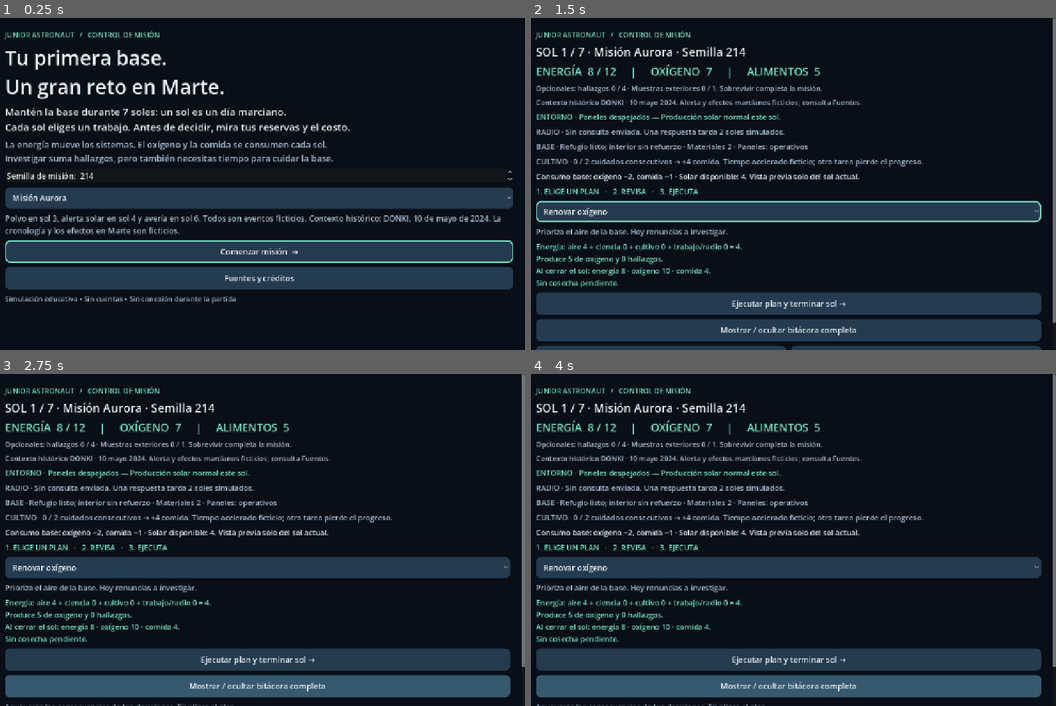
Above: before the commit, frames 1-4 (two rows, left to right).
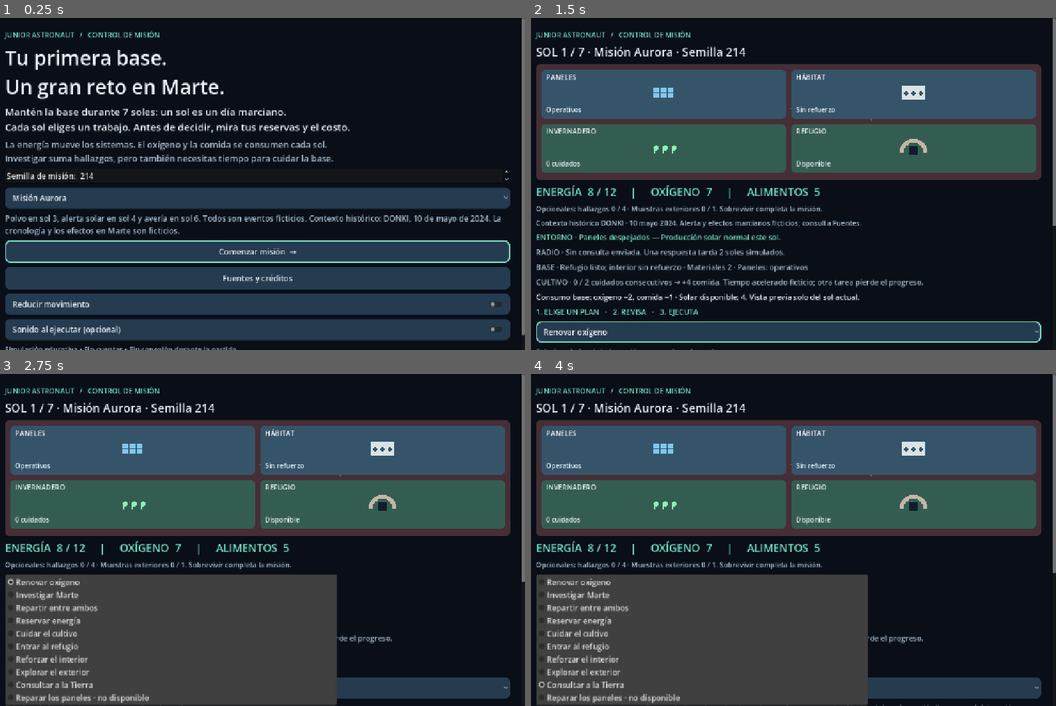
Above: after the commit, the same moments.

Repository: AlejoHuay/Junior-Astronaut-Mission-Trainer-----GAME
Game: Godot game, scene res://scenes/menus/main.tscn
Two runs of this game, one before a commit and one after it. Both use one fixed random seed, a clock stepped at 60 frames per second and the inputs below.
Inputs (mouse positions are in pixels of both pictures, inside the frame that each line leads up to):
- Up to frame 1 (0.25 s): no input
- Up to frame 2 (1.5 s): click "Comenzar misión →" (after the commit: "Reducir movimiento") at 0.5 s; click (788, 250) at 1.25 s, where only the run after the commit has a clickable "Comenzar misión →"
- Up to frame 3 (2.75 s): click (257, 686) at 2 s, where only the run before the commit has a clickable "Mostrar / ocultar bitácora co…"
- Up to frame 4 (4 s): click (788, 686) at 2.75 s, where only the run before the commit has a clickable "Mostrar / ocultar bitácora co…"; click (788, 689) at 3.5 s, where only the run after the commit has a clickable "Consultar a la Tierra"

The runs differ from the first frame. In frame 1, 13% of the frame differs, in the area x 1-100%, y 0-100%; in frame 2, 53%; in frame 3, 68%; in frame 4, 68%, in the area x 1-100%, y 13-100%.

Commit message:
feat(presentation): visualize base modules and accessibility options

Diff:
--- /dev/null
+++ b/src/presentation/base_view.gd
@@ -0,0 +1,72 @@
+class_name BaseView
+extends Control
+
+var state: MissionState
+var reduced_motion: bool = false
+var arrival: float = 0.0
+
+func _ready() -> void:
+	custom_minimum_size = Vector2(280, 280)
+	mouse_filter = Control.MOUSE_FILTER_IGNORE
+	if not reduced_motion:
+		var tween := create_tween()
+		tween.tween_method(func(value: float):
+			arrival = value
+			queue_redraw(), 0.0, 1.0, 0.7)
+	else:
+		arrival = 1.0
+	resized.connect(queue_redraw)
+
+func _draw() -> void:
+	if state == null:
+		return
+	draw_style_box(_panel(Color("462e36")), Rect2(Vector2.ZERO, size))
+	for i in range(18):
+		var point := Vector2(fmod(float(i * 97 + 31), size.x), 30 + i * 13)
+		draw_circle(point, 2.0, Color("916350"))
+	var labels: Array[String] = ["PANELES", "HÁBITAT", "INVERNADERO", "REFUGIO"]
+	var statuses: Array[String] = ["Averiados" if state.panel_fault else ("Polvo" if state.current_event == "dust" else "Operativos"), "Reforzado" if state.reinforced else "Sin refuerzo", "%d cuidados" % state.crop_progress, "En uso" if state.sheltered else "Disponible"]
+	var font := ThemeDB.fallback_font
+	var width := (size.x - 36) / 2.0
+	for i in range(4):
+		var origin := Vector2(12 + (i % 2) * (width + 12), 14 + (i / 2) * 130)
+		var color := Color("35546a") if i < 2 else Color("345d51")
+		draw_style_box(_panel(color), Rect2(origin, Vector2(width, 118)))
+		draw_string(font, origin + Vector2(12, 24), labels[i], HORIZONTAL_ALIGNMENT_LEFT, width - 24, 17, Color.WHITE)
+		draw_string(font, origin + Vector2(12, 102), statuses[i], HORIZONTAL_ALIGNMENT_LEFT, width - 24, 16, Color("eaf1f7"))
+		var center := origin + Vector2(width / 2, 56)
+		match i:
+			0:
+				for cell in range(6):
+					draw_rect(Rect2(center + Vector2((cell % 3) * 17 - 24, (cell / 3) * 13 - 12), Vector2(14, 10)), Color("80c7ee"))
+				if state.panel_fault:
+					draw_line(center - Vector2(25, 20), center + Vector2(25, 20), Color("ffd18c"), 4)
+			1:
+				draw_rect(Rect2(center - Vector2(29, 17), Vector2(58, 34)), Color("d8e4e3"))
+				for window in range(3):
+					draw_circle(center + Vector2(window * 18 - 18, 0), 5, Color("35546a"))
+			2:
+				for plant in range(3):
+					var bottom := center + Vector2(plant * 22 - 22, 16)
+					var top := bottom - Vector2(0, 14 + state.crop_progress * 12)
+					draw_line(bottom, top, Color("8bf0b4"), 3)
+					draw_circle(top + Vector2(4, 0), 6, Color("8bf0b4"))
+			3:
+				draw_arc(center + Vector2(0, 14), 29, PI, TAU, 24, Color("c4b6a3"), 10)
+				draw_rect(Rect2(center + Vector2(-9, -2), Vector2(18, 20)), Color("101c2c"))
+		if not reduced_motion and arrival < 1.0:
+			draw_circle(center + Vector2(-35 + arrival * 70, 26), 3, Color("ffe2a3"))
+	if state.solar_alert:
+		draw_style_box(_outline(), Rect2(Vector2(2, 2), size - Vector2(4, 4)))
+
+func _panel(color: Color) -> StyleBoxFlat:
+	var style := StyleBoxFlat.new()
+	style.bg_color = color
+	style.set_corner_radius_all(12)
+	return style
+
+func _outline() -> StyleBoxFlat:
+	var style := _panel(Color.TRANSPARENT)
+	style.border_color = Color("ffd18c")
+	style.set_border_width_all(3)
+	return style
--- a/src/presentation/mission_screen.gd
+++ b/src/presentation/mission_screen.gd
@@ -19,9 +19,13 @@
 var scenario_description: Label
 var log_text: Label
 var seed_input: SpinBox
+var reduced_motion: bool = false
+var sound_enabled: bool = false
+var cue: AudioStreamPlayer
 
 func _ready() -> void:
 	_setup_theme()
+	_setup_audio()
 	science_catalog = science_provider.load_catalog()
 	var provider := GameData.new()
 	var config := provider.load_balance()
@@ -51,10 +55,33 @@
 			style.border_color = ACCENT
 			style.set_border_width_all(3)
 		custom.set_stylebox(state, "Button", style)
+		custom.set_stylebox(state, "OptionButton", style)
+		custom.set_stylebox(state, "CheckButton", style)
 	theme = custom
+
+func _setup_audio() -> void:
+	cue = AudioStreamPlayer.new()
+	var wave := AudioStreamWAV.new()
+	wave.format = AudioStreamWAV.FORMAT_16_BITS
+	wave.mix_rate = 22050
+	var samples := PackedByteArray()
+	samples.resize(4410)
+	for i in range(2205):
+		var value := int(sin(float(i) * TAU * 660.0 / 22050.0) * 1800 * (1.0 - float(i) / 2205.0))
+		samples.encode_s16(i * 2, value)
+	wave.data = samples
+	cue.stream = wave
+	add_child(cue)
+
+func _exit_tree() -> void:
+	if is_instance_valid(cue):
+		cue.stop()
+		cue.stream = null
 
 func _page() -> void:
 	for child in get_children():
+		if child == cue:
+			continue
 		remove_child(child)
 		child.queue_free()
 	var scroll := ScrollContainer.new()
@@ -69,6 +96,25 @@
 	content.add_theme_constant_override("separation", 10)
 	margin.add_child(content)
 	_label(content, "JUNIOR ASTRONAUT   /   CONTROL DE MISIÓN", 17, ACCENT)
+
+func _preferences() -> void:
+	var motion := CheckButton.new()
+	motion.text = "Reducir movimiento"
+	motion.button_pressed = reduced_motion
+	motion.custom_minimum_size.y = 48
+	content.add_child(motion)
+	motion.toggled.connect(func(value: bool):
+		reduced_motion = value
+		for child in content.get_children():
+			if child is BaseView:
+				child.reduced_motion = value
+				child.queue_redraw())
+	var audio_option := CheckButton.new()
+	audio_option.text = "Sonido al ejecutar (opcional)"
+	audio_option.button_pressed = sound_enabled
+	audio_option.custom_minimum_size.y = 48
+	content.add_child(audio_option)
+	audio_option.toggled.connect(func(value: bool): sound_enabled = value)
 
 func _show_menu() -> void:
 	_page()
@@ -97,6 +143,7 @@
 		session.start(int(seed_input.value), str(scenario_picker.get_item_metadata(scenario_picker.selected))))
 	start_button.grab_focus()
 	_button(content, "Fuentes y créditos", _show_sources)
+	_preferences()
 	_label(content, "Simulación educativa • Sin cuentas • Sin conexión durante la partida", 17, MUTED)
 
 func _scenario_selected(index: int) -> void:
@@ -107,6 +154,10 @@
 	_page()
 	var state := session.state
 	_label(content, "SOL %d / 7 · %s · Semilla %d" % [state.sol, session.rules.config.scenarios[state.scenario_id].label, state.mission_seed], 28)
+	var base := BaseView.new()
+	base.state = state
+	base.reduced_motion = reduced_motion
+	content.add_child(base)
 	_label(content, "ENERGÍA  %d / %d     |     OXÍGENO  %d     |     ALIMENTOS  %d" % [state.energy, session.rules.config.battery_capacity, state.oxygen, state.food], 26, ACCENT)
 	_label(content, "Opcionales: hallazgos %d / %d · Muestras exteriores %d / 1. Sobrevivir completa la misión." % [state.science, session.rules.config.science_goal, state.samples], 17, MUTED)
 	var science_id: String = session.rules.config.scenarios[state.scenario_id].get("science_id", "")
@@ -139,13 +190,19 @@
 		action_detail = _label(content, "", 18, MUTED)
 		action_preview = _label(content, "", 18, ACCENT)
 		var expected_sol: int = state.sol
-		execute_button = _button(content, "Ejecutar plan y terminar sol →", func(): session.choose(selected_action, expected_sol))
+		execute_button = _button(content, "Ejecutar plan y terminar sol →", func():
+			if sound_enabled:
+				cue.play()
+			session.choose(selected_action, expected_sol))
 		action_picker.item_selected.connect(_action_selected)
 		_action_selected(action_picker.selected)
 		action_picker.grab_focus()
 		if not state.history.is_empty():
 			var last: Dictionary = state.history.back()
-			_label(content, "Último sol · %s: energía %+d, oxígeno %+d, comida %+d, ciencia %+d." % [session.rules.config.actions[last.action].label, last.energy, last.oxygen, last.food, last.science], 18, MUTED)
+			var changes := _label(content, "Último sol · %s: energía %+d, oxígeno %+d, comida %+d, ciencia %+d." % [session.rules.config.actions[last.action].label, last.energy, last.oxygen, last.food, last.science], 18, MUTED)
+			if not reduced_motion:
+				changes.modulate = Color("ffe2a3")
+				changes.create_tween().tween_property(changes, "modulate", Color.WHITE, 0.7)
 	_button(content, "Mostrar / ocultar bitácora completa", func(): log_text.visible = not log_text.visible)
 	log_text = _label(content, _history(), 18, MUTED)
 	log_text.visible = state.phase == MissionState.Phase.FINISHED
@@ -154,6 +211,7 @@
 	content.add_child(navigation)
 	_button(navigation, "Fuentes", _show_sources)
 	_button(navigation, "Menú", _show_menu)
+	_preferences()
 
 func _action_selected(index: int) -> void:
 	selected_action = str(action_picker.get_item_metadata(index))
--- a/tests/smoke_scene.gd
+++ b/tests/smoke_scene.gd
@@ -9,6 +9,14 @@
 	var screen = packed.instantiate()
 	root.add_child(screen)
 	await process_frame
+	# Preferences exercise both rendering paths without claiming audible/visual review.
+	for child in screen.content.get_children():
+		if child is CheckButton:
+			child.button_pressed = true
+	if not screen.reduced_motion or not screen.sound_enabled:
+		printerr("FAIL: presentation preference controls")
+		quit(1)
+		return
 	screen.session.start(214, "demo")
 	for action in ["grow", "grow", "support", "shelter", "combined", "eva", "support"]:
 		for index in range(screen.action_picker.item_count):
@@ -27,5 +35,6 @@
 	await process_frame
 	screen.queue_free()
 	await process_frame
+	await create_timer(0.15).timeout
 	print("Scene smoke: scenario menu, plan selector, preview, execution, alert, objectives, result and sources loaded")
 	quit(0)
Not shown, added: src/presentation/base_view.gd.uid
Not shown, added: docs/ASSETS.md
